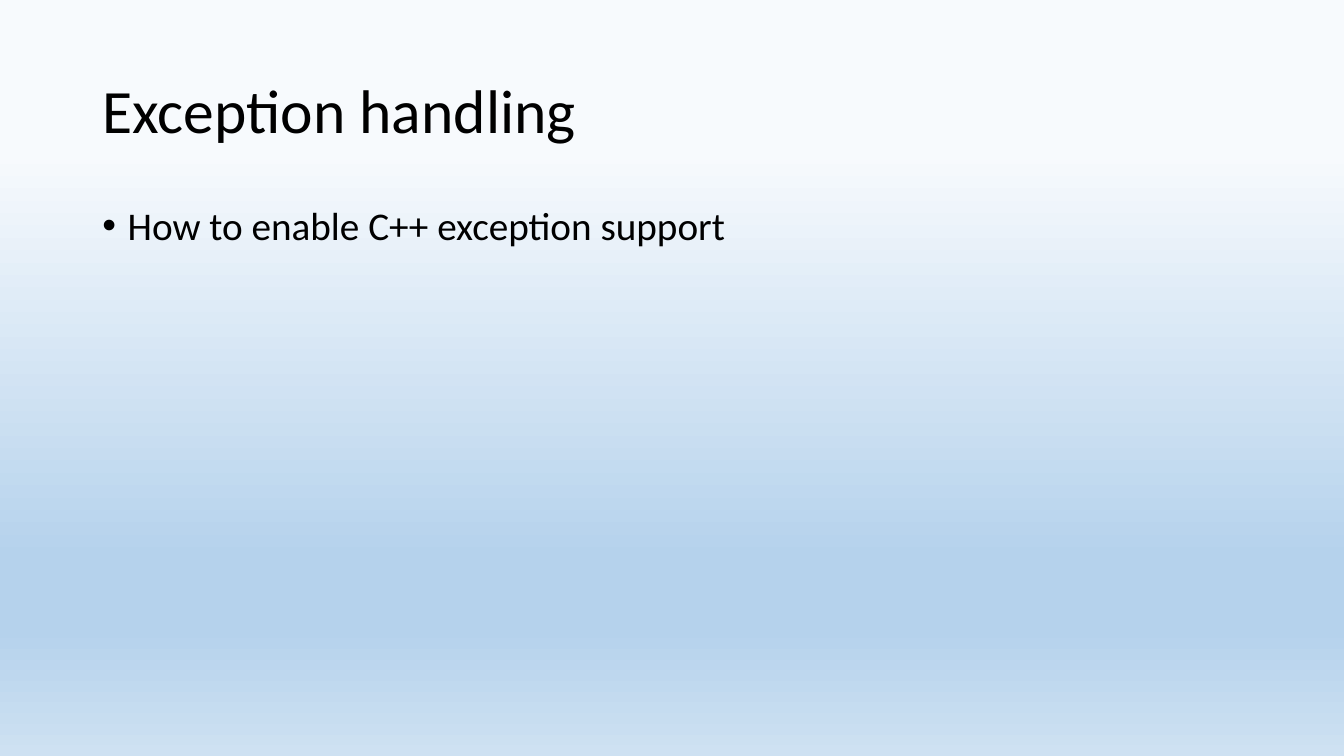
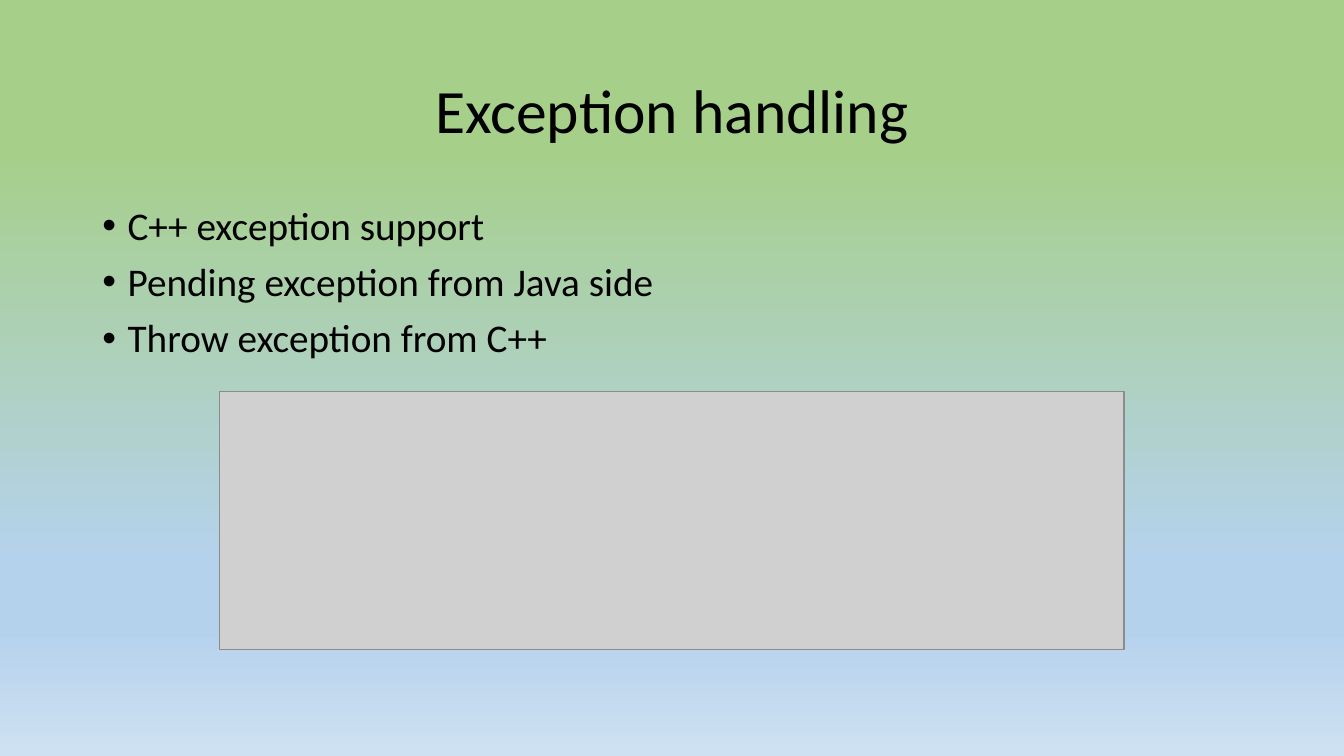
Before and after one commit to 9majka/NDK_presentation, a slide deck: slide 7 of NDK.pptx. Drawn at 1344x756 pixels with LibreOffice and Linux fonts; fonts in the diff are those of the drawing; grey boxes stand for pictures. Boxes give left, top, right and bottom in pixels: in the first picture for what was removed or moved away, otherwise in the second. Text is boxed around its words. In the diff, an @@ line names an element or a change of style, - is before the commit and + after.

```diff
--- a/NDK.pptx
+++ b/NDK.pptx
@@ background gradient #F7FAFD to #B5D2EC to #CEE1F2 to gradient #A6CF8A to #B5D2EC to #CEE1F2 @@
@@ title "Exception handling" at (435, 90, 908, 144): alignment left to centre @@
@@ text at (128, 213, 653, 359): text changed @@
-• How to enable C++ exception support
+• C++ exception support
+• Pending exception from Java side
+• Throw exception from C++
@@ picture added at (220, 391, 1124, 649) @@
```
Also in this commit, not shown: 9 other slides changed, 3 slides added, 2 other files.
